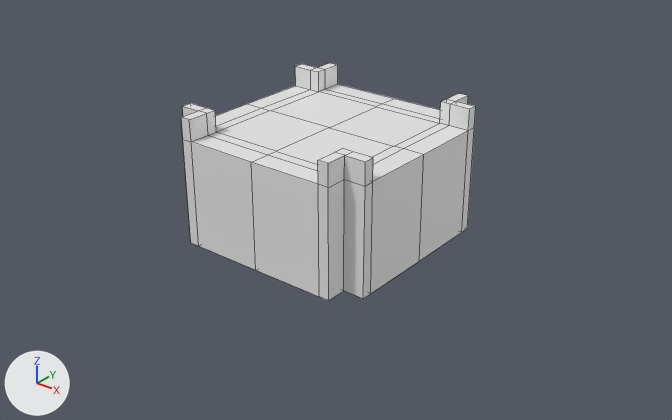
The OBJ model Assets/Art/Model/Dungeon/Dungeon_RoadCross_2x2.obj: old version first, new version second.
Rendered twice from a 50 mm camera at (4.87, -6.0, 2.93) aimed at (0.15, -0.09, -0.73). Every picture has the same lights, and +X, +Y and +Z are marked at lower left. The older version comes first. Mesh edges are drawn as thin lines. Where no turn or scale is listed for an object, it has been applied to the vertices.

In view in the first picture: 'Dungeon_RoadCross_2x2'.
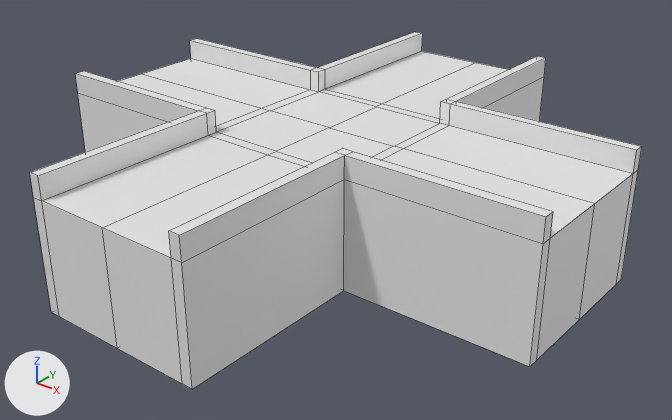
Pixel boxes [x1, y1, x2, y2] of what changed, in the pictures (672 x 420 px; the box of a moved part takes in the faces that stretch with it):
'Dungeon_RoadCross_2x2', reshaped (107% wider, 50% taller)
    before: [181, 63, 476, 301]
    after: [30, 32, 642, 389]
part 1 of me_dungeon_roadcross_2x2, moved or reshaped
    before: [183, 64, 317, 126]
    after: [75, 38, 317, 152]
part 2 of me_dungeon_roadcross_2x2, moved or reshaped
    before: [181, 111, 345, 301]
    after: [30, 111, 345, 389]
part 3 of me_dungeon_roadcross_2x2, moved or reshaped
    before: [318, 63, 468, 119]
    after: [318, 32, 546, 121]
part 4 of me_dungeon_roadcross_2x2, moved or reshaped
    before: [344, 101, 476, 299]
    after: [344, 101, 642, 367]

The change, as a list of edits to the scene's bpy script:
```text
Change me_dungeon_roadcross_2x2:
    used by ob_dungeon_roadcross_2x2; location = (0.0, 0.0, 0.0)
    remove me_dungeon_roadcross_2x2.from_pydata(...)  # 122 vertices, 120 faces; spans x -1.0..1.0, y -1.0..1.0, z -1.0..0.2
    add me_dungeon_roadcross_2x2.from_pydata(...)  # 122 vertices, 120 faces; spans x -2.5..2.5, y -2.5..2.5, z -1.0..0.2
    me_dungeon_roadcross_2x2 part 1: all 14 vertices in x -1.0, y -0.8..0.8, z -1.0..0.2 are moved by (-1.5, 0.0, 0.0)
    me_dungeon_roadcross_2x2 part 2: all 14 vertices in x -0.8..0.8, y -1.0, z -1.0..0.2 are moved by (0.0, -1.5, 0.0)
    me_dungeon_roadcross_2x2 part 3: all 14 vertices in x -0.8..0.8, y 1.0, z -1.0..0.2 are moved by (0.0, 1.5, 0.0)
    me_dungeon_roadcross_2x2 part 4: all 14 vertices in x 1.0, y -0.8..0.8, z -1.0..0.2 are moved by (1.5, 0.0, 0.0)
```
